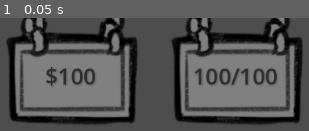
Above: before the commit, frame 1.
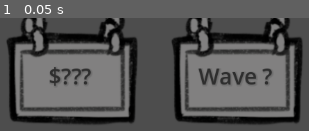
Above: after the commit, the same moment.

Repository: jacintatt/lunch-rush-game
Game: Godot game, scene res://scenes/ui/info_panel.tscn
The game is run twice, just before and just after one commit, with the same random seed, the same clock (stepped at 60 frames per second) and the same inputs.
Inputs:
- Up to frame 1 (0.05 s): no input

The runs differ from the first frame. In frame 1, 3.3% of the frame differs, in the area x 14-90%, y 43-61%.

Commit message:
Temp art assets

Diff:
--- a/lunchrush/scripts/ui_manager.gd
+++ b/lunchrush/scripts/ui_manager.gd
@@ -4,7 +4,8 @@
 @onready var HealthLabel: Label = $HBoxContainer/TextureRect2/HBoxContainer/MarginContainer/HealthLabel
 
 func _ready():
-	updateLabels()
+	#nothing
+	return
 
 func updateLabels():
 	updateLabelMoney()
Binary file added: lunchrush/assets/enemies/enemy0.png
Not shown, added: lunchrush/assets/enemies/enemy0.png.import
Binary file added: lunchrush/assets/enemies/enemy1.png
Not shown, added: lunchrush/assets/enemies/enemy1.png.import
Binary file added: lunchrush/assets/enemies/enemy2.png
Not shown, added: lunchrush/assets/enemies/enemy2.png.import
Binary file added: lunchrush/assets/towers/burger/projectile_burger1.png
Not shown, added: lunchrush/assets/towers/burger/projectile_burger1.png.import
Binary file added: lunchrush/assets/towers/burger/tower_burger0.png
Not shown, added: lunchrush/assets/towers/burger/tower_burger0.png.import
Binary file added: lunchrush/assets/towers/burger/tower_burger1.png
Not shown, added: lunchrush/assets/towers/burger/tower_burger1.png.import
(and 8 more such lines)
